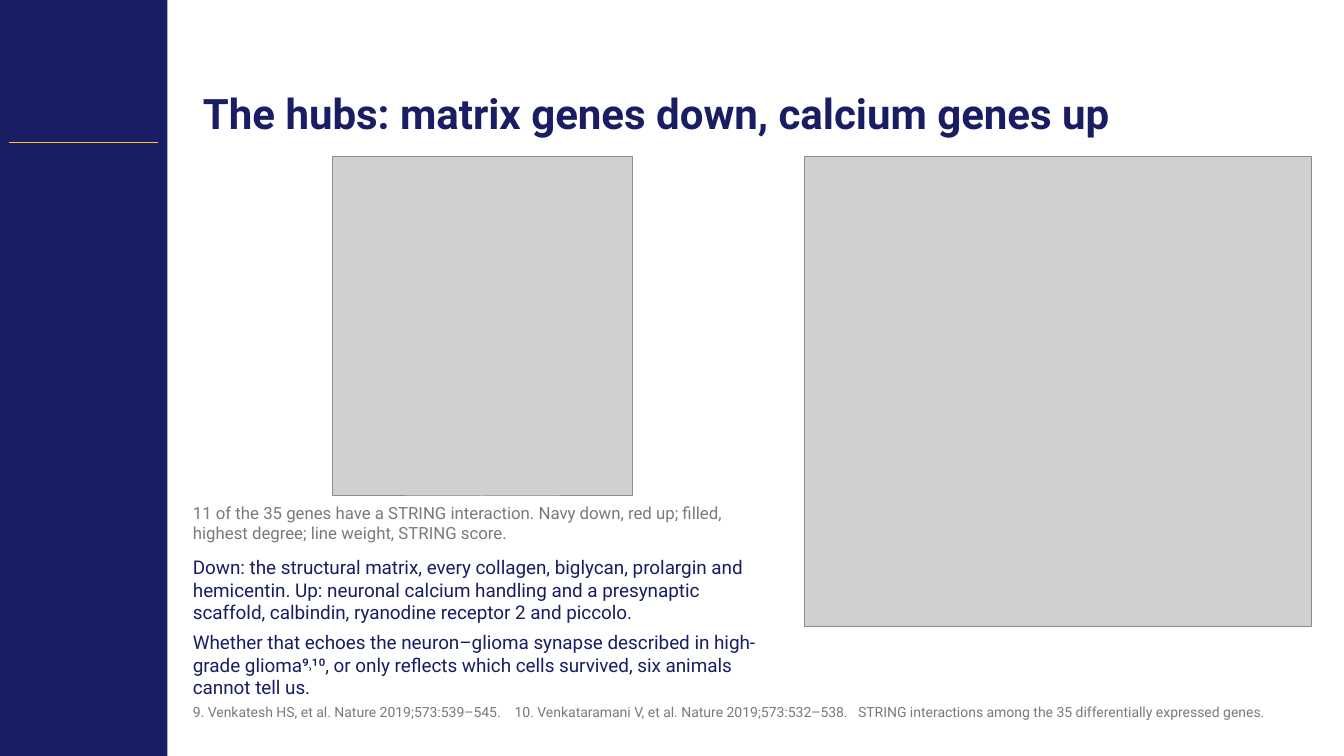
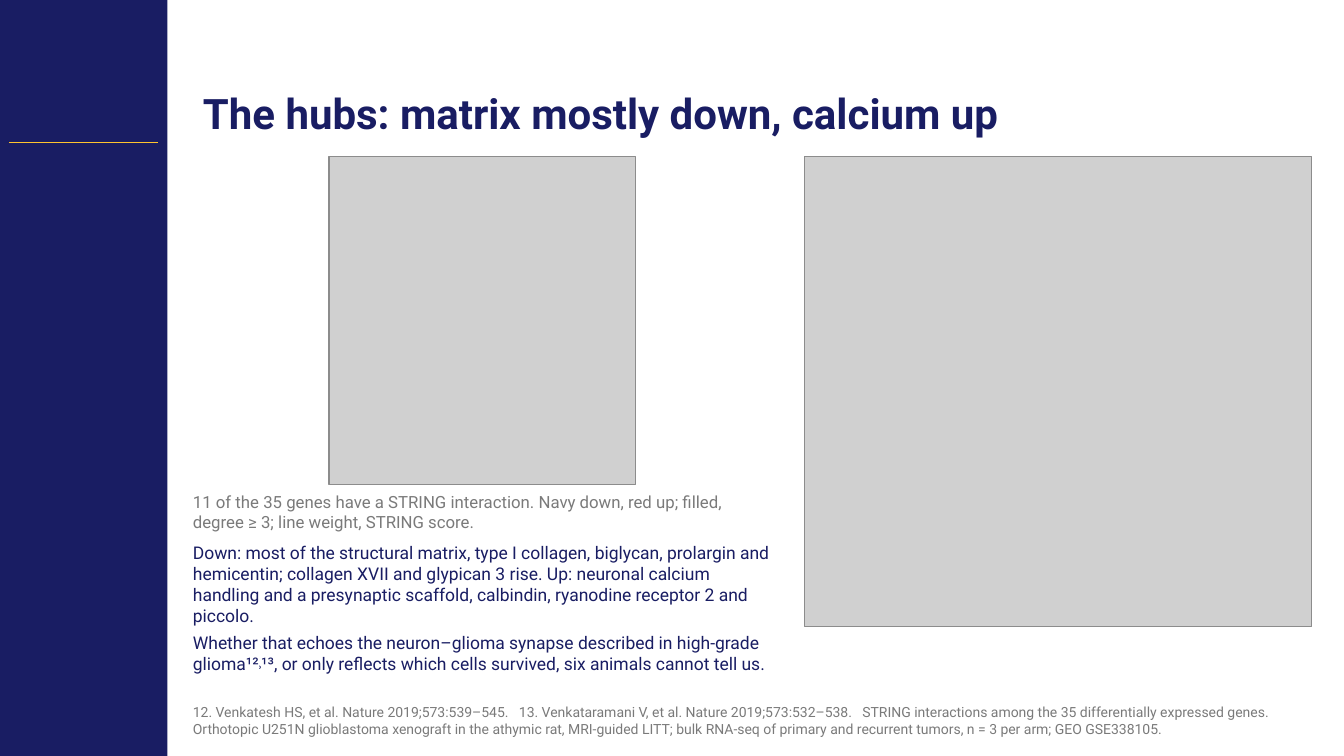
Before and after one commit to Gregory-Schwing-MD-PhD/u251-xenograft-rat-RNASeq-study, a slide deck: slide 17 of SLIDES/CNS2026_Schwing_Abstract418_CNStemplate.pptx (slide 13 before the commit). Drawn at 1344x756 pixels with LibreOffice and Linux fonts; fonts in the diff are those of the drawing; grey boxes stand for pictures; background and template pictures are left out. Boxes give left, top, right and bottom in pixels: in the first picture for what was removed or moved away, otherwise in the second. Text is boxed around its words. In the diff, an @@ line names an element or a change of style, - is before the commit and + after.

```diff
--- a/SLIDES/CNS2026_Schwing_Abstract418_CNStemplate.pptx
+++ b/SLIDES/CNS2026_Schwing_Abstract418_CNStemplate.pptx
@@ title at (203, 97, 998, 138): text changed @@
-The hubs: matrix genes down, calcium genes up
+The hubs: matrix mostly down, calcium up
@@ picture: place and size @@
-picture at (333, 156, 633, 496)
+picture at (329, 156, 635, 485)
@@ text at (193, 495, 721, 532): text changed @@
-11 of the 35 genes have a STRING interaction. Navy down, red up; filled, highest degree; line weight, STRING score.
+11 of the 35 genes have a STRING interaction. Navy down, red up; filled, degree ≥ 3; line weight, STRING score.
@@ text at (193, 545, 769, 674): text changed; size 13.5 to 12.5 pt @@
-Down: the structural matrix, every collagen, biglycan, prolargin and hemicentin. Up: neuronal calcium handling and a presynaptic scaffold, calbindin, ryanodine receptor 2 and piccolo.
-Whether that echoes the neuron–glioma synapse described in high-grade glioma⁹˒¹⁰, or only reflects which cells survived, six animals cannot tell us.
+Down: most of the structural matrix, type I collagen, biglycan, prolargin and hemicentin; collagen XVII and glypican 3 rise. Up: neuronal calcium handling and a presynaptic scaffold, calbindin, ryanodine receptor 2 and piccolo.
+Whether that echoes the neuron–glioma synapse described in high-grade glioma¹²˒¹³, or only reflects which cells survived, six animals cannot tell us.
@@ text at (193, 706, 1268, 737): text changed @@
-9. Venkatesh HS, et al. Nature 2019;573:539–545. 10. Venkataramani V, et al. Nature 2019;573:532–538. STRING interactions among the 35 differentially expressed genes.
+12. Venkatesh HS, et al. Nature 2019;573:539–545. 13. Venkataramani V, et al. Nature 2019;573:532–538. STRING interactions among the 35 differentially expressed genes. Orthotopic U251N glioblastoma xenograft in the athymic rat, MRI-guided LITT; bulk RNA-seq of primary and recurrent tumors, n = 3 per arm; GEO GSE338105.
```
Also in this commit, not shown: 16 other slides changed, 7 slides added, 1 slide removed, 51 other files.
